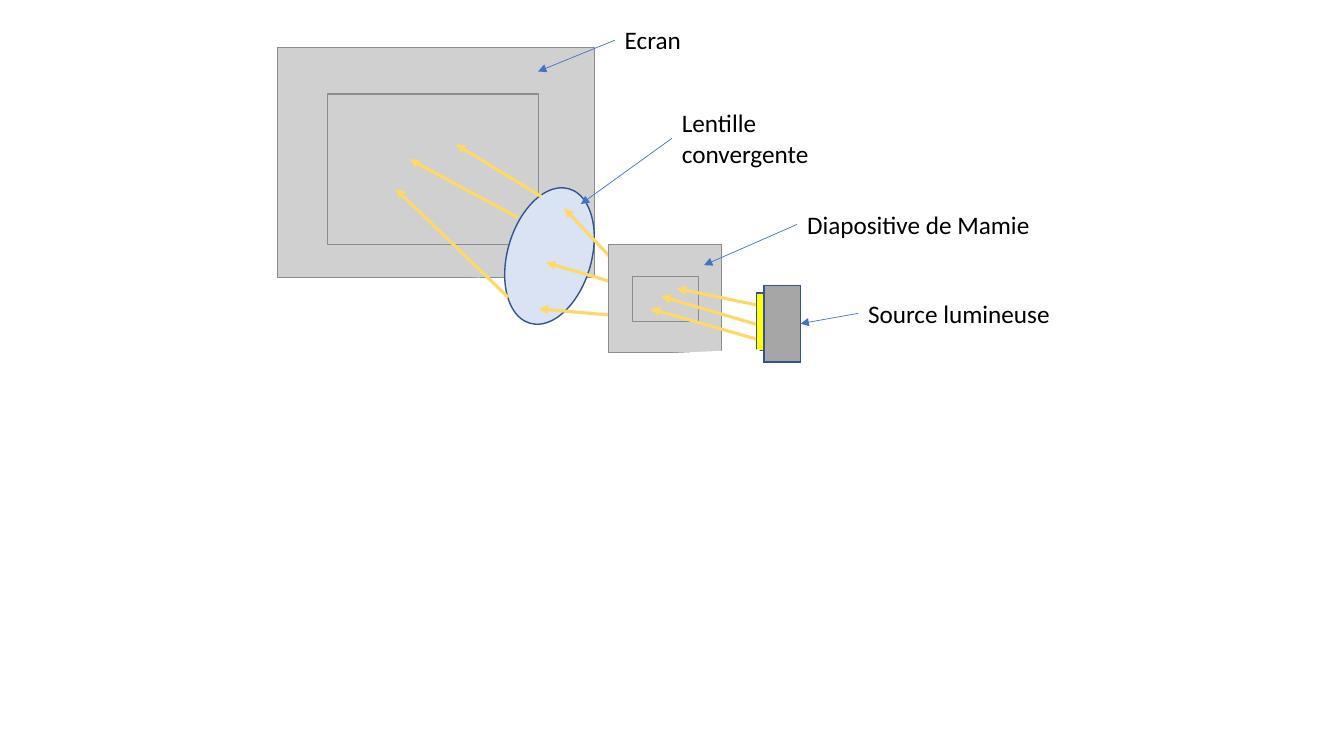
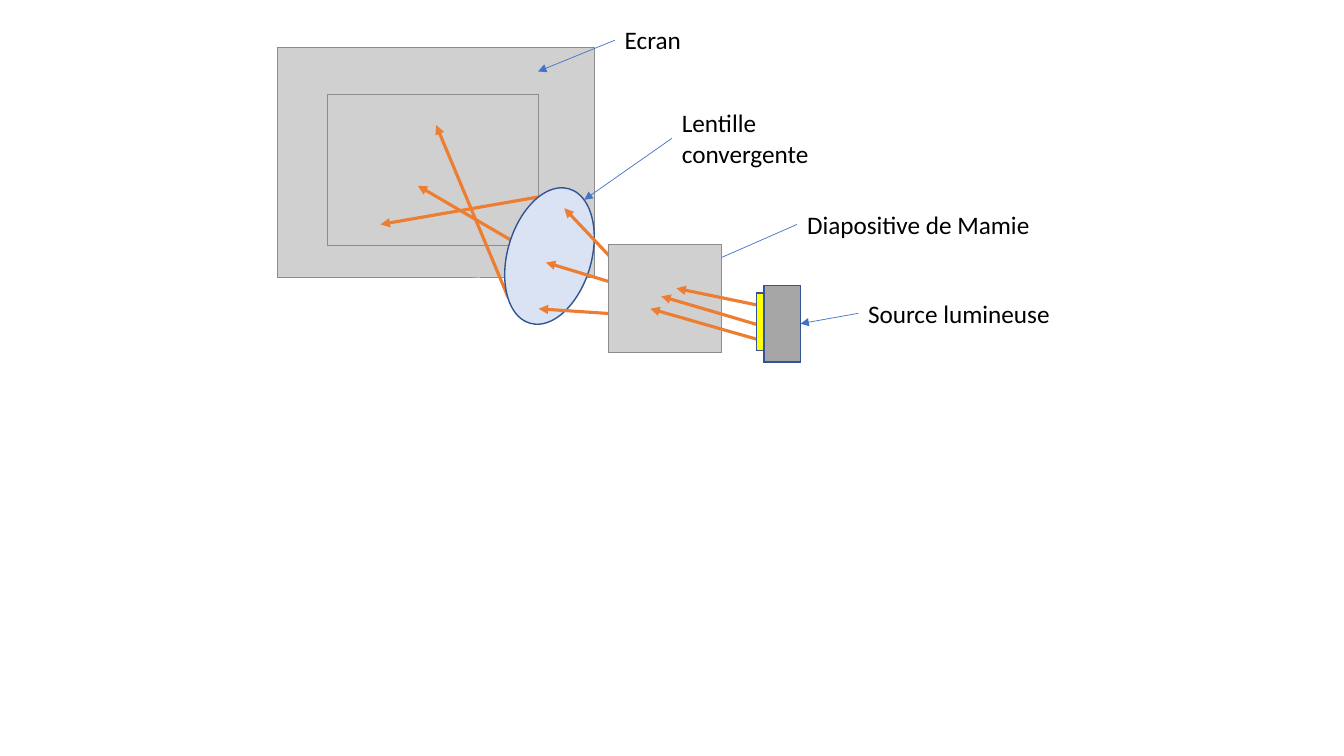
Before and after one commit to pierreghesqui/Lyc-e, a slide deck: slide 3 of Seconde/Chapitre8-LentilleEtOeil/Activité-TracéDesRayons/Activité-TraceDesRayons.pptx. Drawn at 1344x756 pixels with LibreOffice and Linux fonts; fonts in the diff are those of the drawing; grey boxes stand for pictures. Boxes give left, top, right and bottom in pixels: in the first picture for what was removed or moved away, otherwise in the second. Text is boxed around its words. In the diff, an @@ line names an element or a change of style, - is before the commit and + after.

```diff
--- a/Seconde/Chapitre8-LentilleEtOeil/Activité-TracéDesRayons/Activité-TraceDesRayons.pptx
+++ b/Seconde/Chapitre8-LentilleEtOeil/Activité-TracéDesRayons/Activité-TraceDesRayons.pptx
@@ arrow moved from (508, 297) - (396, 190) to (508, 297) - (437, 125) @@
@@ arrow (508, 297) - (437, 125): stroke #FFD966 2.25 pt to #ED7D31 2.25 pt @@
@@ arrow moved from (673, 138) - (581, 204) to (673, 138) - (585, 200) @@
@@ arrow moved from (541, 197) - (456, 144) to (541, 197) - (381, 225) @@
@@ arrow (541, 197) - (381, 225): stroke #FFD966 2.25 pt to #ED7D31 2.25 pt @@
@@ arrow moved from (518, 218) - (410, 159) to (517, 244) - (418, 186) @@
@@ arrow (517, 244) - (418, 186): stroke #FFD966 2.25 pt to #ED7D31 2.25 pt @@
@@ arrow moved from (616, 263) - (565, 209) to (614, 260) - (565, 209) @@
@@ arrow (614, 260) - (565, 209): stroke #FFD966 2.25 pt to #ED7D31 2.25 pt @@
@@ arrow moved from (677, 301) - (546, 262) to (614, 283) - (546, 262) @@
@@ arrow (614, 283) - (546, 262): stroke #FFD966 2.25 pt to #ED7D31 2.25 pt @@
@@ picture removed at [633,276,699,321] @@
@@ arrow (791, 335) - (661, 296): stroke #FFD966 2.25 pt to #ED7D31 2.25 pt @@
@@ arrow (796, 313) - (677, 288): stroke #FFD966 2.25 pt to #ED7D31 2.25 pt @@
@@ arrow (614, 314) - (538, 309): stroke #FFD966 2.25 pt to #ED7D31 2.25 pt @@
@@ arrow (796, 351) - (650, 309): stroke #FFD966 2.25 pt to #ED7D31 2.25 pt @@
```
Also in this commit, not shown: 20 other files.
